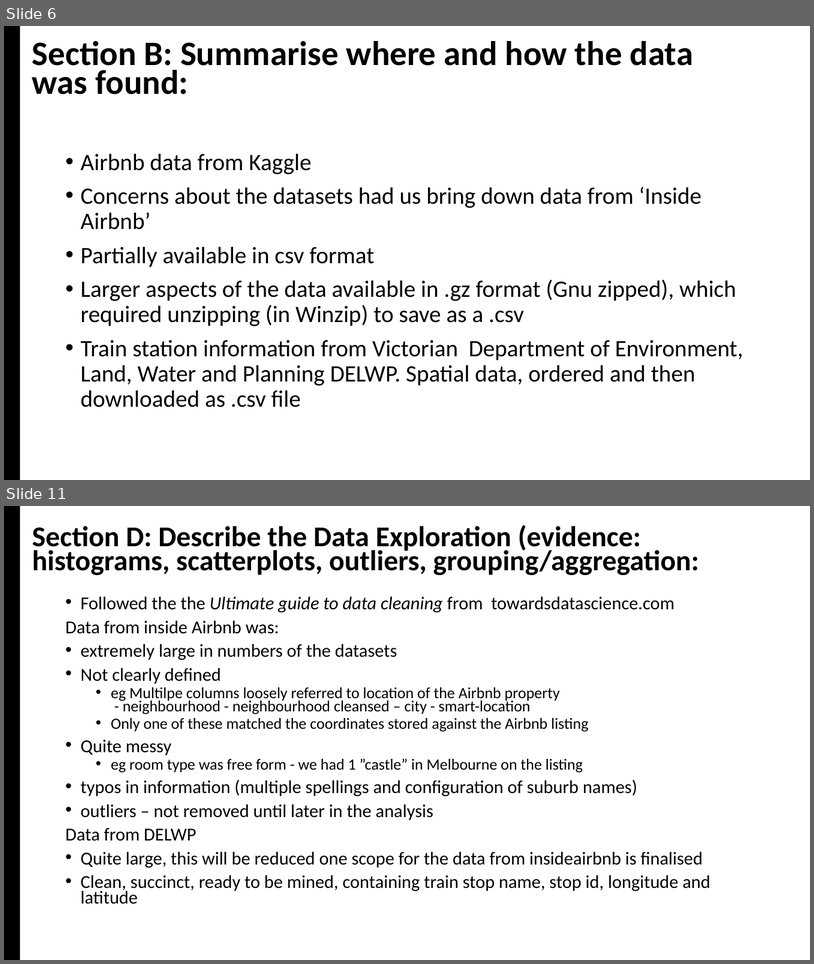
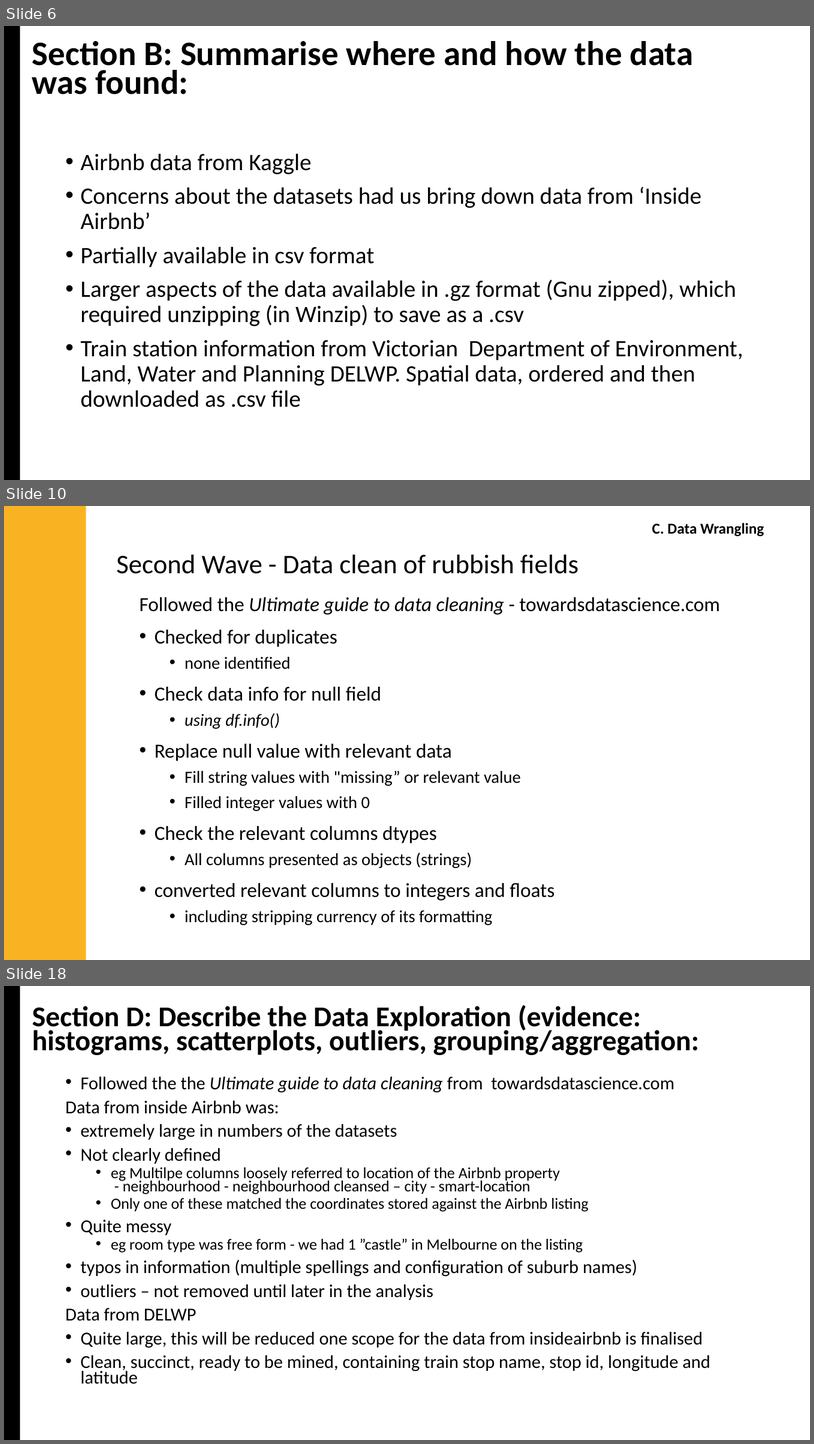
Before and after one commit to jMacProd/Project1, a slide deck: Presentation Slides/airbnbPresentation.pptx. Shown one above the other, each under a label of ours: slides 6 and 11 before the commit, slides 6, 10 and 18 after it; the slides between them are not shown. The pictures are 814x964 and 814x1444 pixels, drawn with LibreOffice and Linux fonts; fonts in the diff are those of the drawing. Boxes give left, top, right and bottom in pixels: in the first picture for what was removed or moved away, otherwise in the second. Text is boxed around its words. In the diff, an @@ line names an element or a change of style, - is before the commit and + after.

```diff
--- a/Presentation Slides/airbnbPresentation.pptx
+++ b/Presentation Slides/airbnbPresentation.pptx
@@ slide 10 added at bbox=[4, 506, 810, 960], background #FFFFFF @@
@@ rectangle added at bbox=[4, 506, 86, 960], fill #F9B322 @@
@@ text added at bbox=[653, 523, 764, 537], 18 pt, text #000000, bold @@
+C. Data Wrangling
@@ text added at bbox=[116, 555, 579, 574], 32 pt, text #000000 @@
+Second Wave - Data clean of rubbish fields
@@ text added at bbox=[140, 597, 720, 925], 23.8 pt, text #000000 @@
+Followed the Ultimate guide to data cleaning - towardsdatascience.com
+• Checked for duplicates
+  • none identified
+• Check data info for null field
+  • using df.info()
+• Replace null value with relevant data
+  • Fill string values with "missing” or relevant value
+  • Filled integer values with 0
+• Check the relevant columns dtypes
+  • All columns presented as objects (strings)
+• converted relevant columns to integers and floats
+  • including stripping currency of its formatting
@@ what was slide 11 is now slide 18 @@
```
Also in this commit, not shown: 4 slides changed, 7 other slides added, 1 slide removed, 2 other files.
